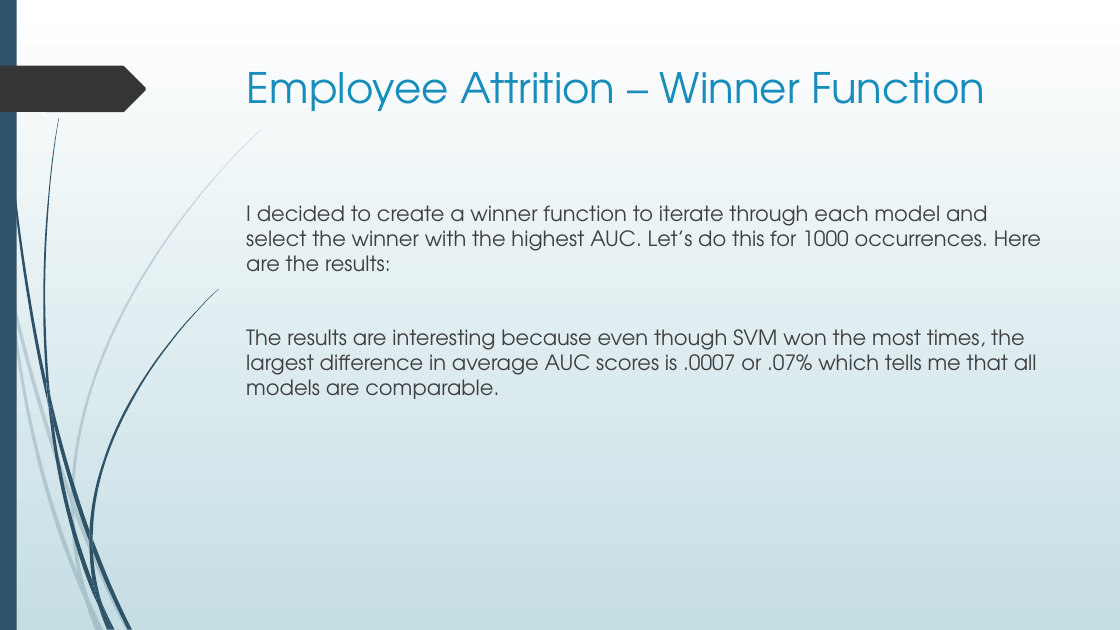
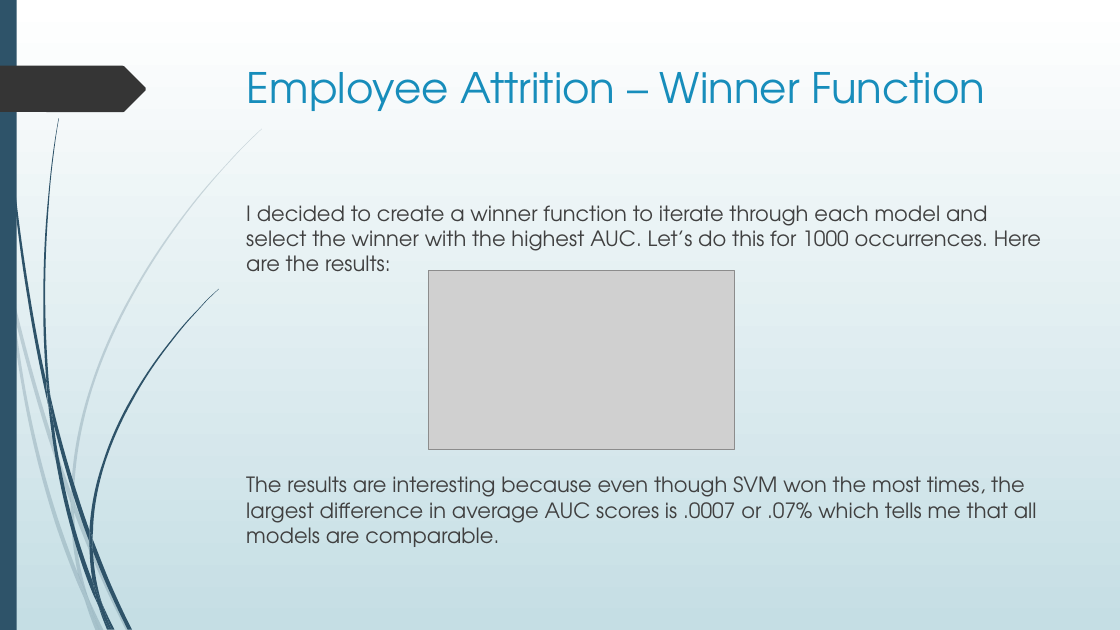
Before and after one commit to mmacrides/Personal-Projects, a slide deck: slide 9 of Employee Attrition - Machine Learning/Project 2 - Employee Attrition.pptx (slide 10 before the commit). Drawn at 1120x630 pixels with LibreOffice and Linux fonts; fonts in the diff are those of the drawing; grey boxes stand for pictures. Boxes give left, top, right and bottom in pixels: in the first picture for what was removed or moved away, otherwise in the second. Text is boxed around its words. In the diff, an @@ line names an element or a change of style, - is before the commit and + after.

```diff
--- a/Employee Attrition - Machine Learning/Project 2 - Employee Attrition.pptx
+++ b/Employee Attrition - Machine Learning/Project 2 - Employee Attrition.pptx
@@ text "I decided to create a ..." rewrapped from (246,205,1041,399) to (246,205,1041,547) @@
@@ picture added at (429,271,735,450) @@
```
Also in this commit, not shown: 9 other slides changed, 1 slide removed, 8 other files.
